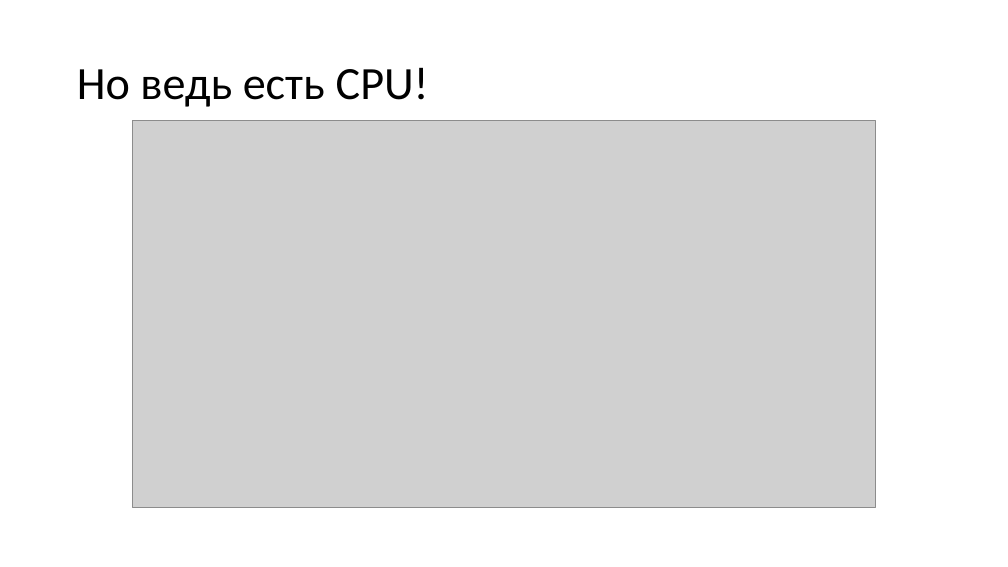
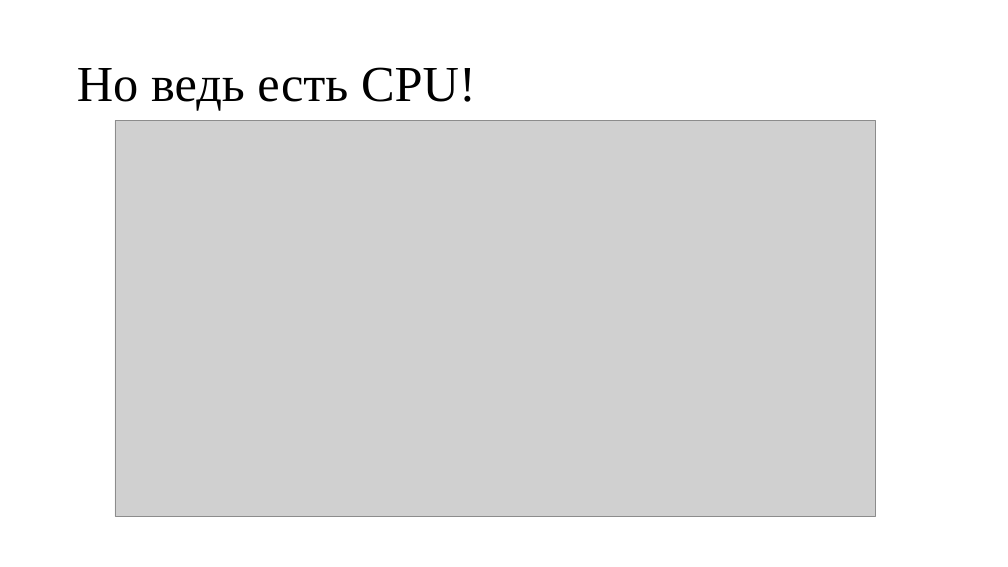
Before and after one commit to pezkov/gpu_course, a slide deck: slide 4 of presentations/Вычисления на GPU.pptx. Drawn at 1008x567 pixels with LibreOffice and Linux fonts; fonts in the diff are those of the drawing; grey boxes stand for pictures. Boxes give left, top, right and bottom in pixels: in the first picture for what was removed or moved away, otherwise in the second. Text is boxed around its words. In the diff, an @@ line names an element or a change of style, - is before the commit and + after.

```diff
--- a/presentations/Вычисления на GPU.pptx
+++ b/presentations/Вычисления на GPU.pptx
@@ title "Но ведь есть CPU!" at bbox=[77, 67, 476, 111]: size 44 to 48 pt, font Calibri to Times New Roman @@
@@ picture: place and size @@
-picture at bbox=[133, 121, 876, 507]
+picture at bbox=[115, 121, 876, 516]
```
Also in this commit, not shown: 20 other slides changed, 1 other file.
